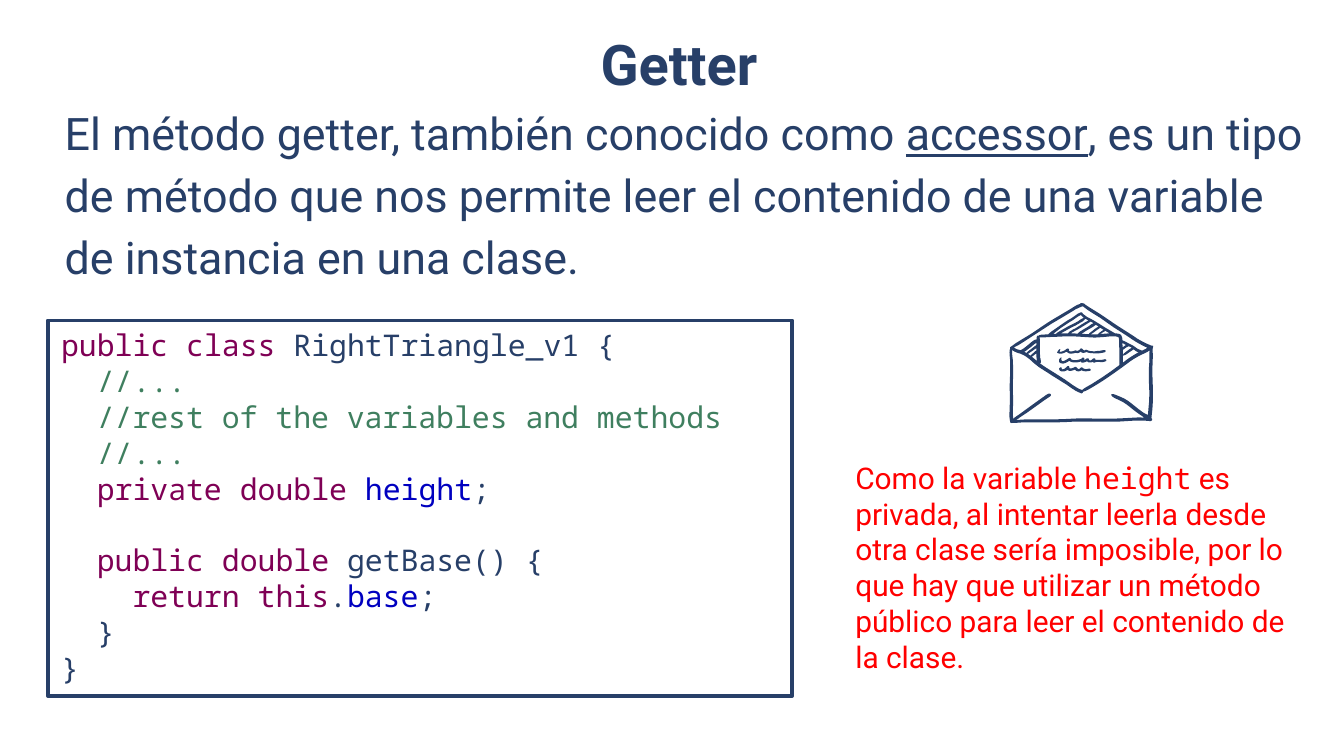
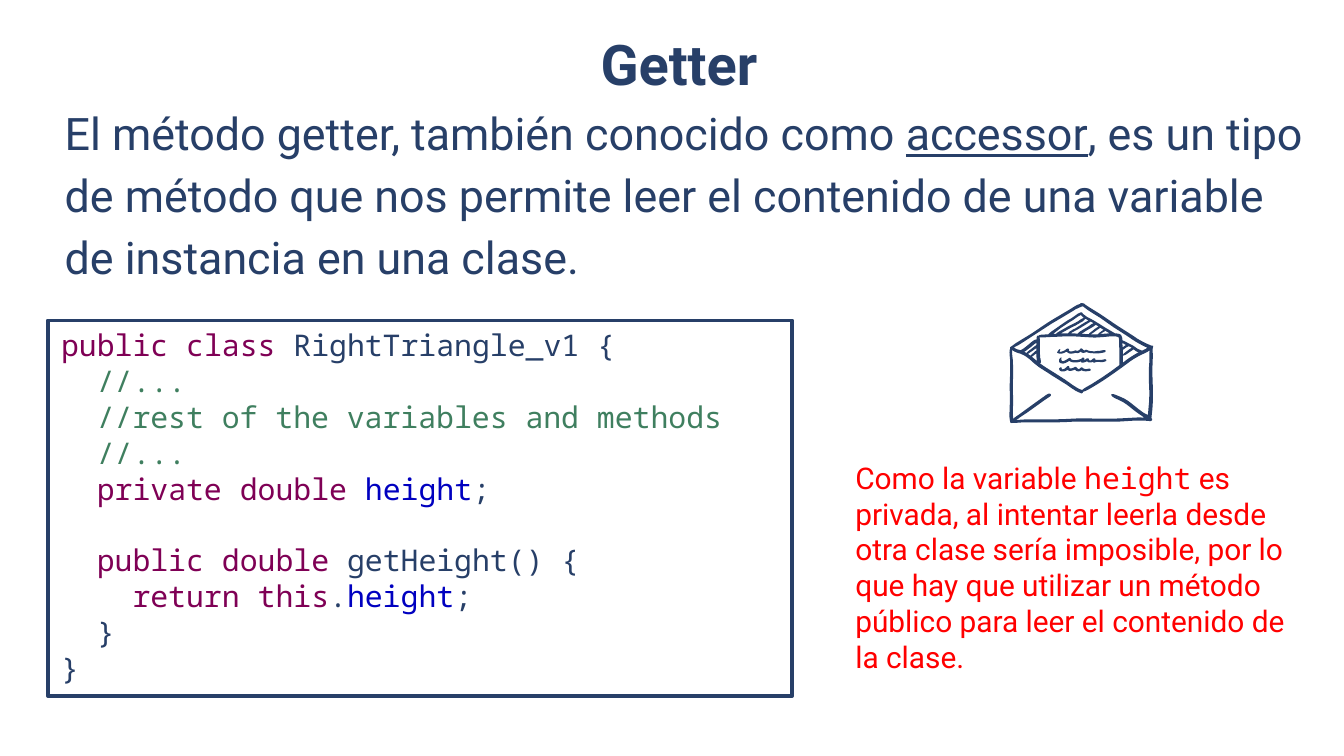
Before and after one commit to OMardil/INFO2, a slide deck: slide 8 of MOD04_Modificadores_de_acceso/01 Presentacion/INFO2_MOD04-Modificadores_de_acceso.pptx. Drawn at 1344x756 pixels with LibreOffice and Linux fonts; fonts in the diff are those of the drawing. Boxes give left, top, right and bottom in pixels: in the first picture for what was removed or moved away, otherwise in the second. Text is boxed around its words. In the diff, an @@ line names an element or a change of style, - is before the commit and + after.

```diff
--- a/MOD04_Modificadores_de_acceso/01 Presentacion/INFO2_MOD04-Modificadores_de_acceso.pptx
+++ b/MOD04_Modificadores_de_acceso/01 Presentacion/INFO2_MOD04-Modificadores_de_acceso.pptx
@@ text in rectangle at (x1=97, y1=548, x2=544, y2=615): text changed @@
-public double getBase() {
-return this.base;
+public double getHeight() {
+return this.height;
```
Also in this commit, not shown: 2 other slides changed.
